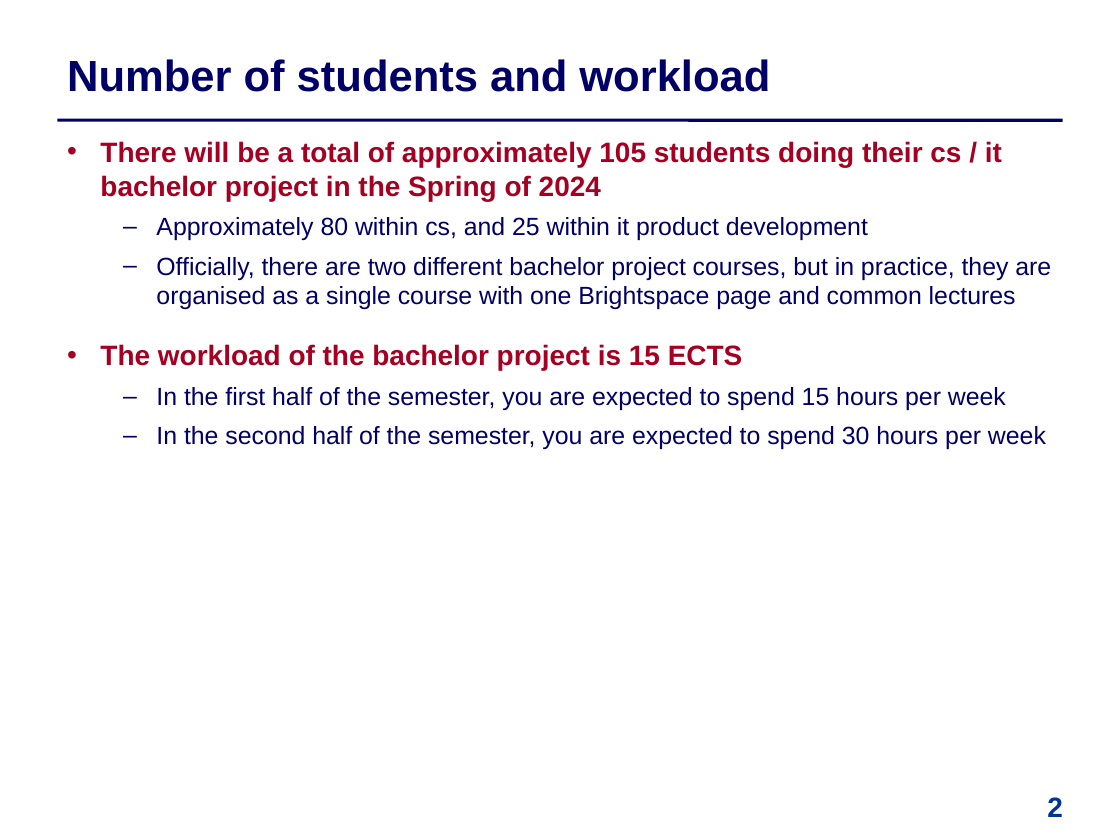
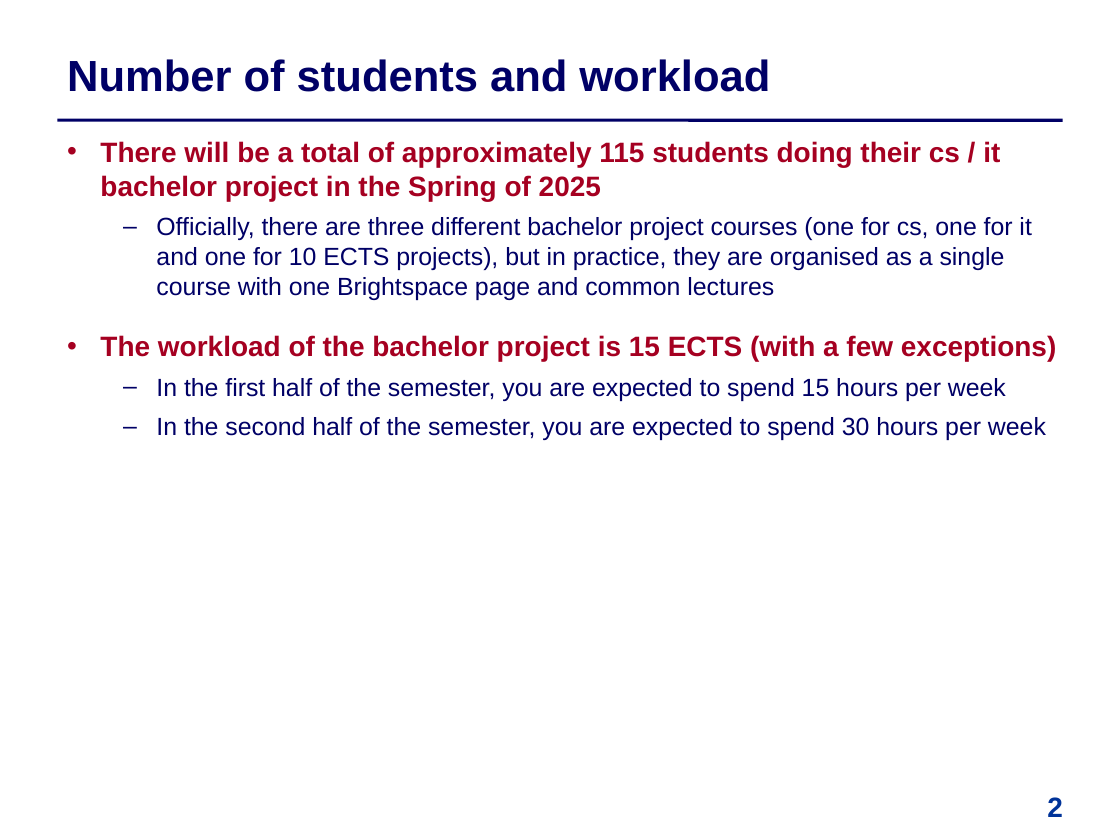
Before and after one commit to IntProgAU/Materiale, a slide deck: slide 2 of web/b25/0 Information Meeting.pptx. Drawn at 1120x840 pixels with LibreOffice and Linux fonts; fonts in the diff are those of the drawing. Boxes give left, top, right and bottom in pixels: in the first picture for what was removed or moved away, otherwise in the second. Text is boxed around its words. In the diff, an @@ line names an element or a change of style, - is before the commit and + after.

```diff
--- a/web/b25/0 Information Meeting.pptx
+++ b/web/b25/0 Information Meeting.pptx
@@ text at [100,141,1056,361]: text changed @@
-  • There will be a total of approximately 105 students doing their cs / it bachelor project in the Spring of 2024
-  – Approximately 80 within cs, and 25 within it product development
-  – Officially, there are two different bachelor project courses, but in practice, they are organised as a single course with one Brightspace page and common lectures
-  • The workload of the bachelor project is 15 ECTS
+  • There will be a total of approximately 115 students doing their cs / it bachelor project in the Spring of 2025
+  – Officially, there are three different bachelor project courses (one for cs, one for it and one for 10 ECTS projects), but in practice, they are organised as a single course with one Brightspace page and common lectures
+  • The workload of the bachelor project is 15 ECTS (with a few exceptions)
```
Also in this commit, not shown: 9 other slides changed.
